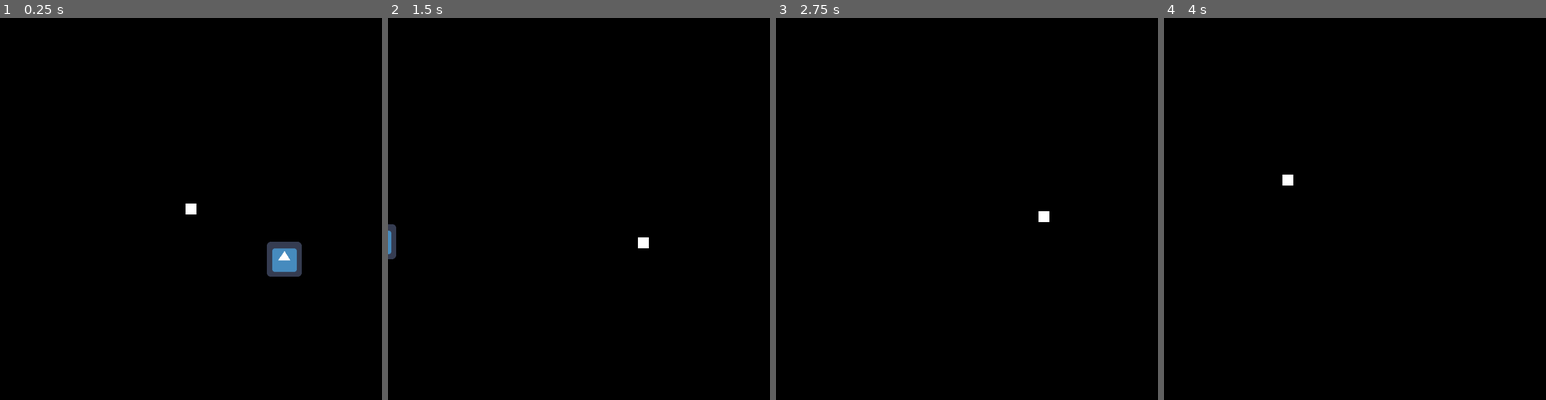
Above: before the commit, frames 1-4 (left to right).
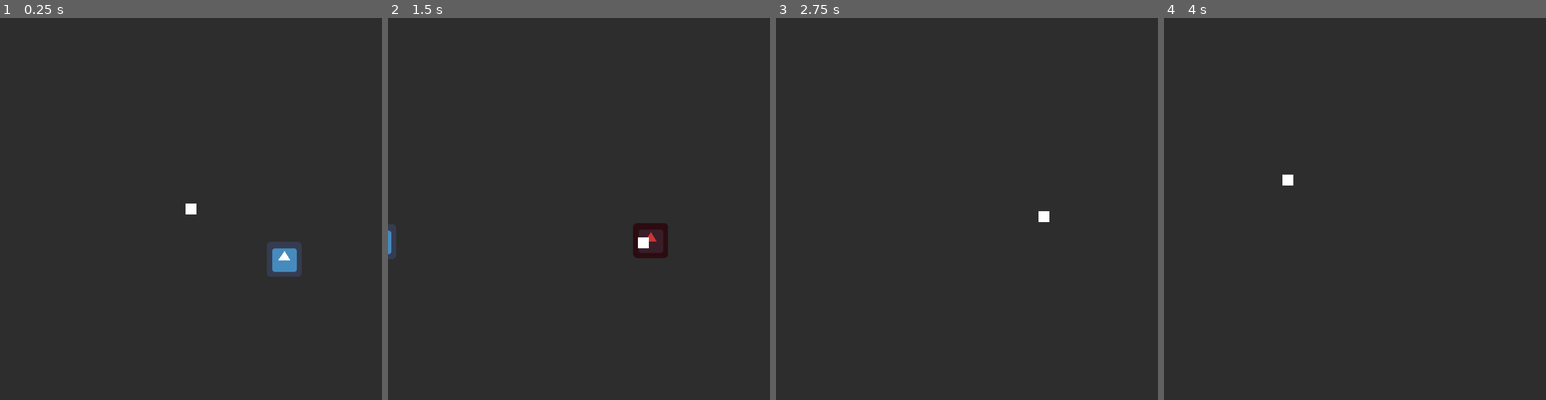
Above: after the commit, the same moments.

Repository: creikey/pixel-floater
Game: Godot game, scene res://Main.tscn
Same seed, same stepped clock (60 frames per second), same inputs: the game is played once before the commit and once after it. The engine's default icon, where the game draws it, is replaced by a stand-in: a white triangle on a blue panel in a dark square.
Inputs:
- Up to frame 1 (0.25 s): no input
- Up to frame 2 (1.5 s): tap Enter at 0.5 s; hold D (g_right) 0.53-1.28 s; hold S (g_down) from 1.28 s (still down)
- Up to frame 3 (2.75 s): release S (g_down) at 2.03 s; hold D (g_right) from 2.03 s (still down)
- Up to frame 4 (4 s): release D (g_right) at 2.78 s; hold W (g_up) 2.78-3.53 s; hold A (g_left) from 3.53 s (still down)

The runs differ from the first frame. In frame 1, 99% of the frame differs, in the area x 0-100%, y 0-100%; in frame 2, 100%; in frame 3, 100%; in frame 4, 100%.

Commit message:
Add broken enemy and enemy spawner visuals

Diff:
--- /dev/null
+++ b/src/Enemy.gd
@@ -0,0 +1,11 @@
+extends KinematicBody2D
+
+signal dead
+
+var despawn_distance: float = 500.0
+var player_node: Node2D
+
+func _process(delta):
+	if player_node.global_position.distance_to(global_position) >= despawn_distance:
+		emit_signal("dead")
+		queue_free()
--- /dev/null
+++ b/src/Enemy.tscn
@@ -0,0 +1,20 @@
+[gd_scene load_steps=3 format=2]
+
+[ext_resource path="res://Enemy.gd" type="Script" id=1]
+
+[sub_resource type="RectangleShape2D" id=1]
+
+[node name="Enemy" type="KinematicBody2D"]
+script = ExtResource( 1 )
+
+[node name="ColorRect" type="ColorRect" parent="."]
+anchor_right = 1.0
+anchor_bottom = 1.0
+margin_left = -10.0
+margin_top = -10.0
+margin_right = 10.0
+margin_bottom = 10.0
+color = Color( 1, 0.262745, 0.262745, 1 )
+
+[node name="CollisionShape2D" type="CollisionShape2D" parent="."]
+shape = SubResource( 1 )
--- /dev/null
+++ b/src/EnemySpawner.gd
@@ -0,0 +1,25 @@
+tool
+extends Node2D
+
+export var safe_radius = 500.0
+export var camera_view_radius = 400.0
+export var player_visibility_radius = 1000.0
+export (NodePath) var player_path
+
+var player_node: Node2D = null
+
+func _process(delta):
+	if Engine.editor_hint:
+		if player_path != "":
+			player_node = get_node(player_path)
+		update()
+
+		return
+
+func _draw():
+	if not Engine.editor_hint:
+		return
+	draw_circle(Vector2(), safe_radius, Color(0, 1, 0, 0.8))
+	if player_node != null:
+		draw_circle(player_node.global_position, camera_view_radius, Color(1, 0, 0, 0.4))
+		draw_circle(player_node.global_position, player_visibility_radius, Color(1, 0, 0, 0.1))
--- a/src/Main.tscn
+++ b/src/Main.tscn
@@ -1,12 +1,26 @@
-[gd_scene load_steps=3 format=2]
+[gd_scene load_steps=4 format=2]
 
 [ext_resource path="res://icon.png" type="Texture" id=1]
 [ext_resource path="res://Player.tscn" type="PackedScene" id=2]
+[ext_resource path="res://EnemySpawner.gd" type="Script" id=3]
 
 [node name="Main" type="Node2D"]
 
-[node name="icon" type="Sprite" parent="."]
+[node name="Icon" type="Sprite" parent="."]
 position = Vector2( 170.896, 92.2284 )
 texture = ExtResource( 1 )
 
+[node name="BadIcon" type="Sprite" parent="."]
+modulate = Color( 0.803922, 0.211765, 0.211765, 1 )
+position = Vector2( 669.179, 90.1779 )
+texture = ExtResource( 1 )
+
 [node name="Player" parent="." instance=ExtResource( 2 )]
+
+[node name="EnemySpawner" type="Node2D" parent="."]
+visible = false
+script = ExtResource( 3 )
+safe_radius = 800.0
+camera_view_radius = 560.28
+player_visibility_radius = 1500.0
+player_path = NodePath("../Player")
--- a/src/Player.tscn
+++ b/src/Player.tscn
@@ -25,3 +25,7 @@
 [node name="Camera2D" type="Camera2D" parent="."]
 current = true
 smoothing_enabled = true
+drag_margin_left = 0.0
+drag_margin_top = 0.0
+drag_margin_right = 0.0
+drag_margin_bottom = 0.0
--- a/src/project.godot
+++ b/src/project.godot
@@ -51,5 +51,5 @@
 
 [rendering]
 
-environment/default_clear_color=Color( 0, 0, 0, 1 )
+environment/default_clear_color=Color( 0.180392, 0.180392, 0.180392, 1 )
 environment/default_environment="res://default_env.tres"
